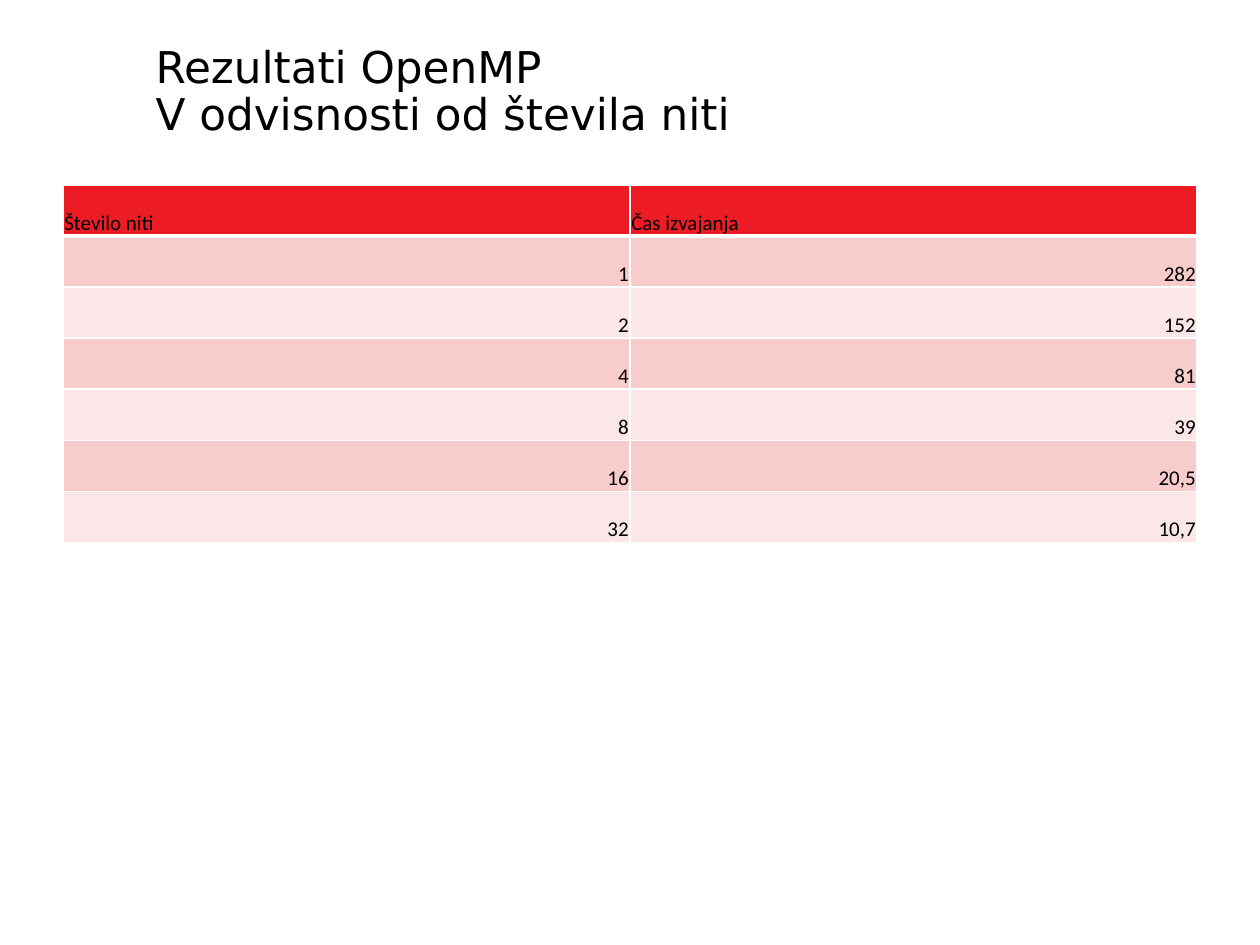
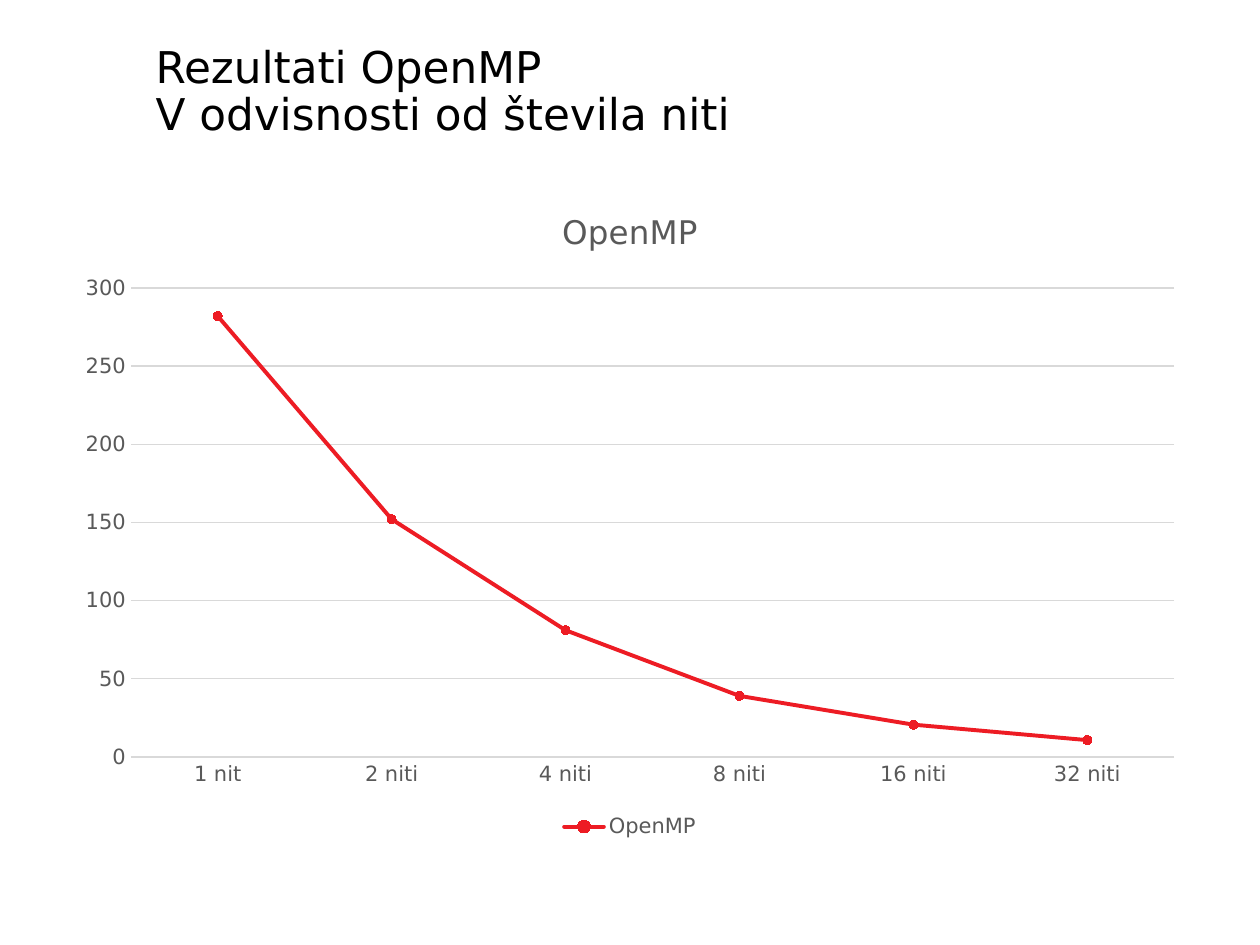
Before and after one commit to ph2355/heat-distribution, a slide deck: slide 12 of presentation.pptx. Drawn at 1260x945 pixels with LibreOffice and Linux fonts; fonts in the diff are those of the drawing; background and template pictures are left out. Boxes give left, top, right and bottom in pixels: in the first picture for what was removed or moved away, otherwise in the second. Text is boxed around its words. In the diff, an @@ line names an element or a change of style, - is before the commit and + after.

```diff
--- a/presentation.pptx
+++ b/presentation.pptx
@@ table removed at (63,185,1197,543), 7 rows, 2 columns @@
-Število niti | Čas izvajanja
-1 | 282
-2 | 152
-4 | 81
-8 | 39
-16 | 20,5
-32 | 10,7
@@ line chart added at (63,185,1197,844) @@
+title "OpenMP"
+categories: 1 nit, 2 niti, 4 niti, 8 niti, 16 niti, 32 niti
+OpenMP: 282, 152, 81, 39, 21, 11
```
Also in this commit, not shown: 4 other slides changed, 2 other files.
